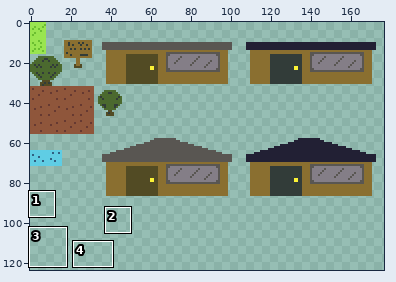
File history of a pixel-art file, assets/gfx/tileset/scene_1.aseprite. Above: a wide view before the commit, with the close-up outlined.
Close-up. As it was:
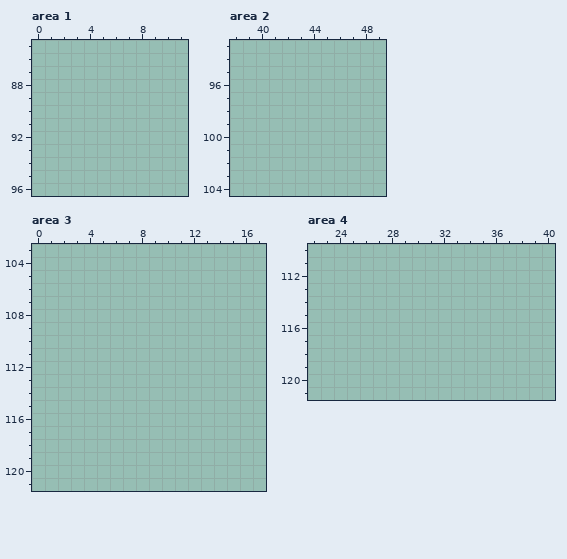
640x640 pixels, 1 frame. Shown: area 1: x 0..11, y 85..96; area 2: x 38..49, y 93..104; area 3: x 0..17, y 103..121; area 4: x 22..40, y 110..121. The wide view leaves out empty margins. The commit also changed other parts of the picture, which this record leaves out.
Now the later version:
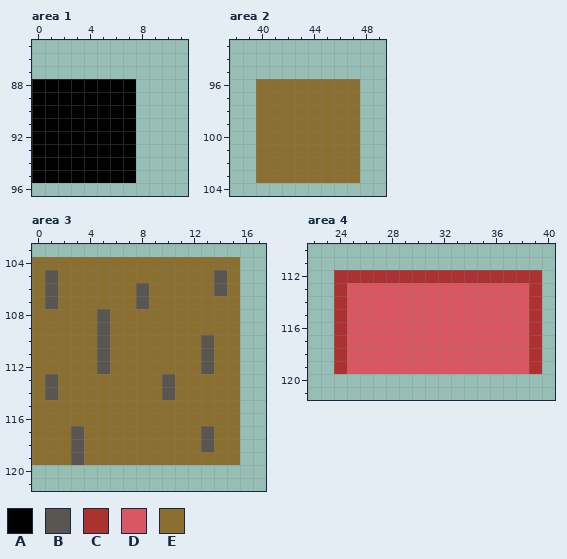
Palette (. is transparent): A #000000  B #595652  C #ac3232  D #d95763  E #8a6f30
Changes in this commit:
--- area 1
@@ x 0..11 @@
 87 ............
-88 ............
-89 ............
-90 ............
-91 ............
-92 ............
-93 ............
-94 ............
-95 ............
+88 AAAAAAAA....
+89 AAAAAAAA....
+90 AAAAAAAA....
+91 AAAAAAAA....
+92 AAAAAAAA....
+93 AAAAAAAA....
+94 AAAAAAAA....
+95 AAAAAAAA....
 96 ............
--- area 2
@@ x 38..49 @@
  95 ............
- 96 ............
- 97 ............
- 98 ............
- 99 ............
-100 ............
-101 ............
-102 ............
-103 ............
+ 96 ..EEEEEEEE..
+ 97 ..EEEEEEEE..
+ 98 ..EEEEEEEE..
+ 99 ..EEEEEEEE..
+100 ..EEEEEEEE..
+101 ..EEEEEEEE..
+102 ..EEEEEEEE..
+103 ..EEEEEEEE..
 104 ............
--- area 3
@@ x 0..17 @@
 103 ..................
-104 ..................
-105 ..................
-106 ..................
-107 ..................
-108 ..................
-109 ..................
-110 ..................
-111 ..................
-112 ..................
-113 ..................
-114 ..................
-115 ..................
-116 ..................
-117 ..................
-118 ..................
-119 ..................
+104 EEEEEEEEEEEEEEEE..
+105 EBEEEEEEEEEEEEBE..
+106 EBEEEEEEBEEEEEBE..
+107 EBEEEEEEBEEEEEEE..
+108 EEEEEBEEEEEEEEEE..
+109 EEEEEBEEEEEEEEEE..
+110 EEEEEBEEEEEEEBEE..
+111 EEEEEBEEEEEEEBEE..
+112 EEEEEBEEEEEEEBEE..
+113 EBEEEEEEEEBEEEEE..
+114 EBEEEEEEEEBEEEEE..
+115 EEEEEEEEEEEEEEEE..
+116 EEEEEEEEEEEEEEEE..
+117 EEEBEEEEEEEEEBEE..
+118 EEEBEEEEEEEEEBEE..
+119 EEEBEEEEEEEEEEEE..
 120 ..................
--- area 4
@@ x 22..40 @@
 111 ...................
-112 ...................
-113 ...................
-114 ...................
-115 ...................
-116 ...................
-117 ...................
-118 ...................
-119 ...................
+112 ..CCCCCCCCCCCCCCCC.
+113 ..CDDDDDDDDDDDDDDC.
+114 ..CDDDDDDDDDDDDDDC.
+115 ..CDDDDDDDDDDDDDDC.
+116 ..CDDDDDDDDDDDDDDC.
+117 ..CDDDDDDDDDDDDDDC.
+118 ..CDDDDDDDDDDDDDDC.
+119 ..CDDDDDDDDDDDDDDC.
 120 ...................
